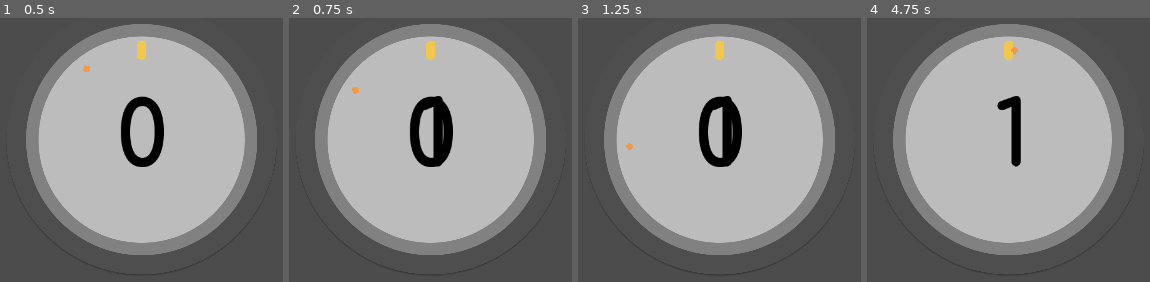
Above: before the commit, frames 1-4 (left to right).
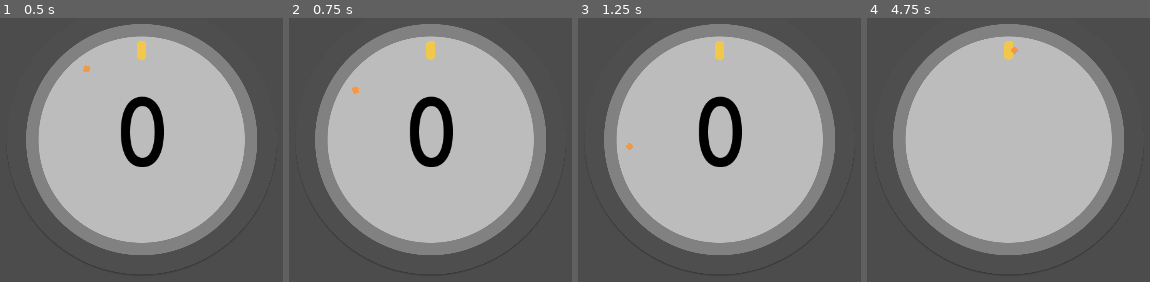
Above: after the commit, the same moments.

Repository: takecare/popthelock
Game: Godot game, scene res://scenes/Main.tscn
The game is run twice, just before and just after one commit, with the same random seed, the same clock (stepped at 60 frames per second) and the same inputs. The engine's default icon, where the game draws it, is replaced by a stand-in: a white triangle on a blue panel in a dark square.
Inputs (mouse positions are in pixels of both pictures, inside the frame that each line leads up to):
- Up to frame 1 (0.5 s): no input
- Up to frame 2 (0.75 s): tap Enter at 0.5 s; move the mouse to (529, 123) at 0.52 s; tap K at 0.6 s
- Up to frame 3 (1.25 s): tap L at 0.8 s
- Up to frame 4 (4.75 s): tap Space at 1.25, 3.5 s; move the mouse to (917, 202) at 1.27 s; tap L at 1.35, 2.3, 3.6 s; tap K at 1.55, 2.85, 4.55 s; tap Enter at 2 s; move the mouse to (outside the picture) at 2.02 s; click (outside the picture) at 2.1 s; move the mouse to (outside the picture) at 2.77 s; move the mouse to (outside the picture) at 3.52 s; move the mouse to (872, 44) at 4.27 s; tap G at 4.35 s

Frame 1 is identical in both runs. In frame 2, 0.7% of the frame differs, in the area x 47-55%, y 29-57%; in frame 3, 0.7%; in frame 4, 1.1%, in the area x 45-55%, y 29-57%.
Error in both runs: Invalid call. Nonexistent function 'center_on' in base 'Node2D (Score.gd)'. (res://scripts/Main.gd:40)

Commit message:
debug: slow down score layer animations

Diff:
--- a/scenes/Main.tscn
+++ b/scenes/Main.tscn
@@ -24,6 +24,7 @@
 
 [node name="Score" parent="." instance=ExtResource( 4 )]
 position = Vector2( 232, 524 )
+score = 0
 
 [connection signal="area_entered" from="Target" to="Target" method="_on_area_entered"]
 [connection signal="area_entered" from="Target" to="Crosshair" method="_on_Target_area_entered"]
--- a/scenes/Score.tscn
+++ b/scenes/Score.tscn
@@ -11,3 +11,4 @@
 [node name="CurrentScoreLayer" parent="." instance=ExtResource( 2 )]
 
 [node name="NextScoreLayer" parent="." instance=ExtResource( 2 )]
+visible = false
--- a/scripts/ScoreLayer.gd
+++ b/scripts/ScoreLayer.gd
@@ -101,3 +101,9 @@
   elif event.scancode == KEY_N:
     reset()
     get_tree().set_input_as_handled()
+  elif event.scancode == KEY_K:
+    $AnimationPlayer.set_speed_scale(0.25)
+    get_tree().set_input_as_handled()
+  elif event.scancode == KEY_L:
+    $AnimationPlayer.set_speed_scale(1)
+    get_tree().set_input_as_handled()
